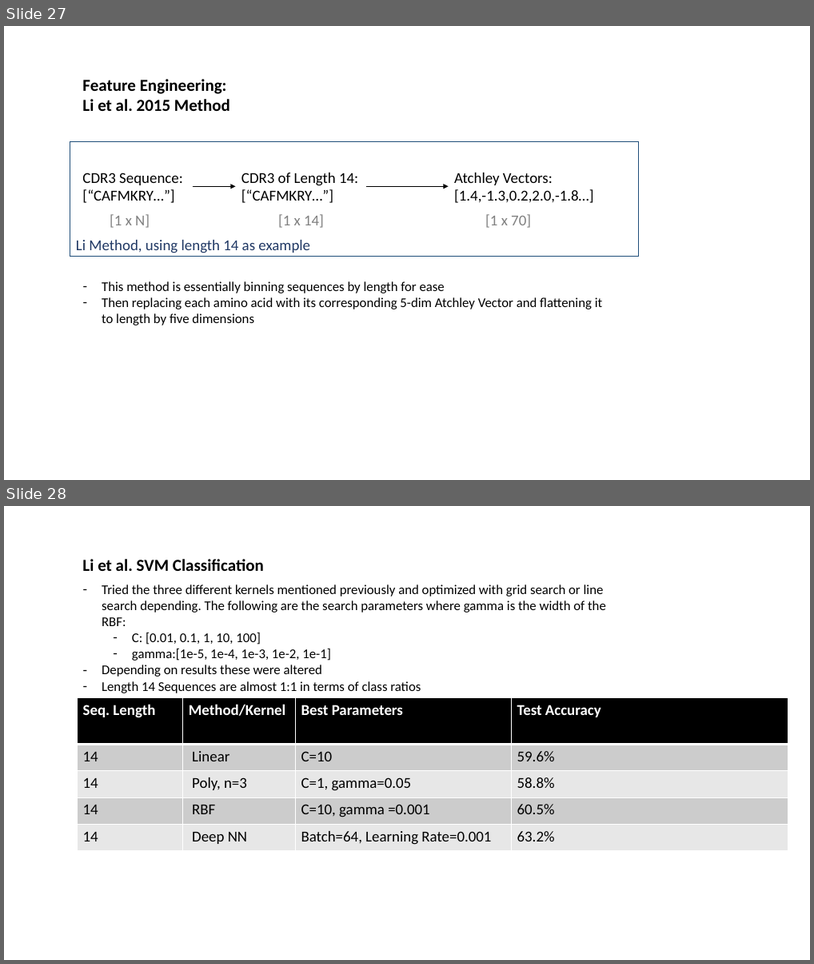
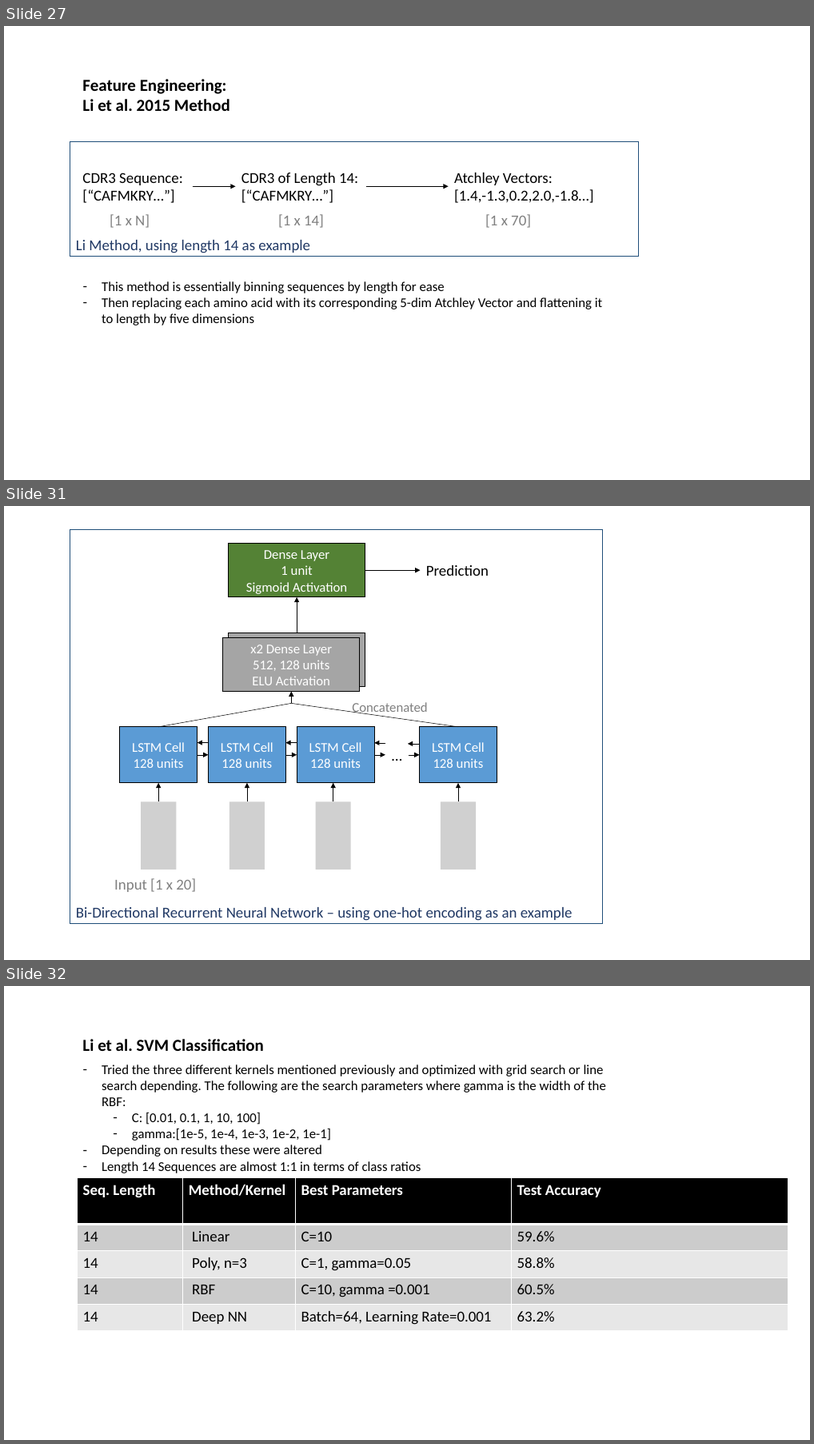
Before and after one commit to innate2adaptive/tcRIP, a slide deck: presentations/algorithm_overview.pptx. Shown one above the other, each under a label of ours: slides 27 and 28 before the commit, slides 27, 31 and 32 after it; the slides between them are not shown. The pictures are 814x964 and 814x1444 pixels, drawn with LibreOffice and Linux fonts; fonts in the diff are those of the drawing; grey boxes stand for pictures. Boxes give left, top, right and bottom in pixels: in the first picture for what was removed or moved away, otherwise in the second. Text is boxed around its words. In the diff, an @@ line names an element or a change of style, - is before the commit and + after.

```diff
--- a/presentations/algorithm_overview.pptx
+++ b/presentations/algorithm_overview.pptx
@@ slide 31 added at (x1=4, y1=506, x2=810, y2=960), background #FFFFFF @@
@@ rectangle added at (x1=70, y1=530, x2=603, y2=924), outline #1F4E79 1 pt, 18 pt, text #203864 @@
+Bi-Directional Recurrent Neural Network – using one-hot encoding as an example
@@ rectangle added at (x1=229, y1=544, x2=365, y2=597), fill #548235, outline #000000 1 pt, 16 pt, text #FFFFFF @@
+Dense Layer
+1 unit
+Sigmoid Activation
@@ arrow added from (365, 570) to (420, 570), #000000 0.5 pt @@
@@ text added at (x1=426, y1=565, x2=489, y2=576), 18 pt, text #000000 @@
+Prediction
@@ arrow added from (297, 633) to (297, 597), #000000 0.5 pt @@
@@ rectangle added at (x1=223, y1=637, x2=360, y2=691), fill #A5A5A5, outline #000000 1 pt, 16 pt, text #FFFFFF @@
+x2 Dense Layer
+512, 128 units
+ELU Activation
@@ rectangle added at (x1=229, y1=633, x2=365, y2=687), fill #A5A5A5, outline #000000 1 pt @@
@@ arrow added from (291, 704) to (291, 691), #000000 0.5 pt @@
@@ line added from (291, 704) to (159, 727), #000000 0.5 pt @@
@@ line added from (291, 704) to (458, 727), #000000 0.5 pt @@
@@ text added at (x1=352, y1=702, x2=427, y2=716), 16 pt, text #808080 @@
+Concatenated
@@ rectangle added at (x1=119, y1=727, x2=197, y2=783), fill #5B9BD5, outline #000000 1 pt, 16 pt, text #FFFFFF @@
+LSTM Cell
+128 units
@@ arrow added from (209, 743) to (198, 743), #000000 0.5 pt @@
@@ rectangle added at (x1=209, y1=727, x2=286, y2=783), fill #5B9BD5, outline #000000 1 pt, 16 pt, text #FFFFFF @@
+LSTM Cell
+128 units
@@ arrow added from (297, 743) to (286, 743), #000000 0.5 pt @@
@@ rectangle added at (x1=297, y1=727, x2=374, y2=783), fill #5B9BD5, outline #000000 1 pt, 16 pt, text #FFFFFF @@
+LSTM Cell
+128 units
@@ arrow added from (386, 743) to (375, 743), #000000 0.5 pt @@
@@ text added at (x1=386, y1=743, x2=409, y2=767), 18 pt, text #000000 @@
+…
@@ arrow added from (419, 744) to (408, 744), #000000 0.5 pt @@
@@ rectangle added at (x1=420, y1=727, x2=497, y2=783), fill #5B9BD5, outline #000000 1 pt, 16 pt, text #FFFFFF @@
+LSTM Cell
+128 units
@@ arrow added from (198, 755) to (209, 755), #000000 0.5 pt @@
@@ arrow added from (286, 755) to (297, 755), #000000 0.5 pt @@
@@ arrow added from (375, 755) to (386, 755), #000000 0.5 pt @@
@@ arrow added from (409, 755) to (420, 755), #000000 0.5 pt @@
@@ arrow added from (159, 802) to (159, 783), #000000 0.5 pt @@
@@ arrow added from (247, 802) to (247, 783), #000000 0.5 pt @@
@@ arrow added from (334, 802) to (334, 783), #000000 0.5 pt @@
@@ arrow added from (458, 802) to (458, 783), #000000 0.5 pt @@
@@ picture added at (x1=141, y1=802, x2=176, y2=869) @@
@@ picture added at (x1=230, y1=802, x2=265, y2=869) @@
@@ picture added at (x1=315, y1=802, x2=350, y2=869) @@
@@ picture added at (x1=441, y1=802, x2=476, y2=869) @@
@@ text added at (x1=114, y1=878, x2=196, y2=892), 18 pt, text #808080 @@
+Input [1 x 20]
@@ what was slide 28 is now slide 32 @@
```
Also in this commit, not shown: 5 slides changed, 5 other slides added, 26 other files.
